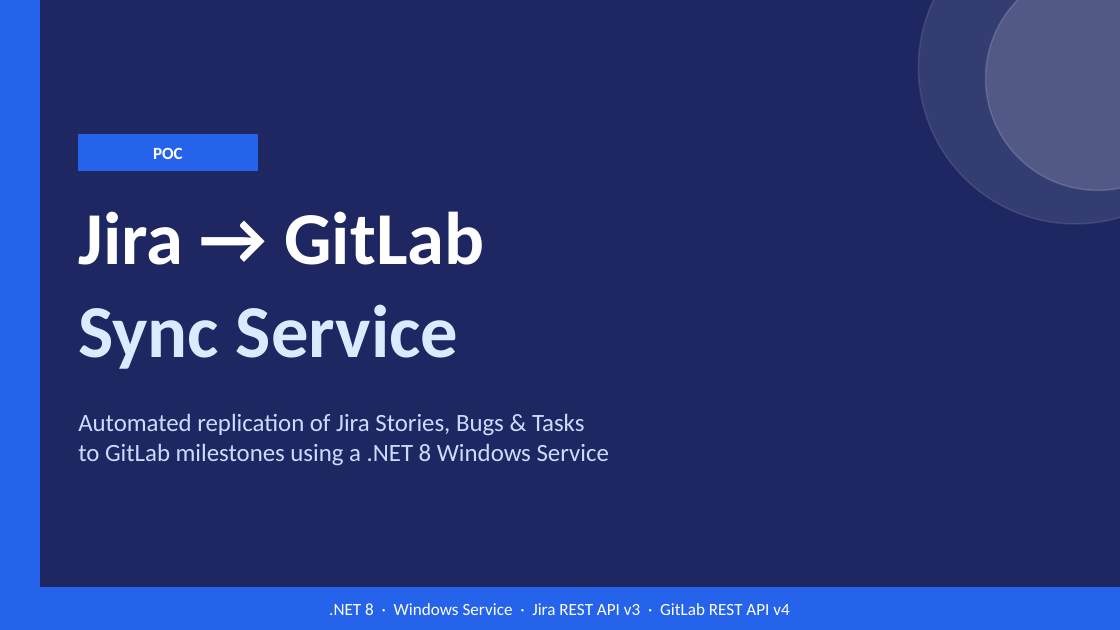
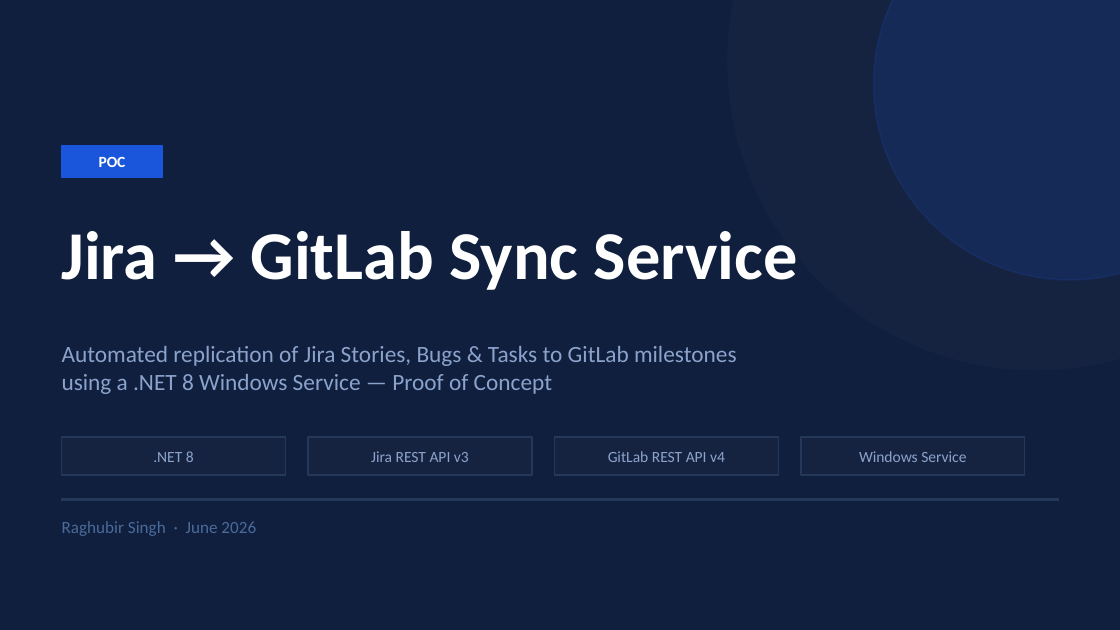
Before and after one commit to raghusingh/Jira_to_Gitlab_Backlog_Movement, a slide deck: slide 1 of JiraGitLabSync_POC.pptx. Drawn at 1120x630 pixels with LibreOffice and Linux fonts; fonts in the diff are those of the drawing. Boxes give left, top, right and bottom in pixels: in the first picture for what was removed or moved away, otherwise in the second. Text is boxed around its words. In the diff, an @@ line names an element or a change of style, - is before the commit and + after.

Commit message:
Presentation Changes

```diff
--- a/JiraGitLabSync_POC.pptx
+++ b/JiraGitLabSync_POC.pptx
@@ background #1E2761 to #0F1F3D @@
@@ rectangle removed at (0,0,39,629) @@
@@ ellipse added at (728,0,1120,370), fill #162340, outline #162340 1 pt @@
@@ ellipse: place and size @@
-ellipse at (918,0,1120,224)
+ellipse at (874,0,1120,280)
@@ ellipse at (874,0,1120,280): fill #FFFFFF at 10% opacity to #1A56DB at 15% opacity; outline #FFFFFF 1 pt to #1A56DB 1 pt @@
@@ ellipse removed at (986,0,1120,190) @@
@@ text "POC": place and size @@
-text "POC" at (153,148,183,159)
+text "POC" at (99,157,126,167)
@@ text "POC" at (99,157,126,167): size 11 to 10 pt @@
@@ rectangle: place and size @@
-rectangle at (78,134,258,170)
+rectangle at (62,146,162,177)
@@ rectangle at (62,146,162,177): fill #2563EB to #1A56DB; outline #2563EB 1 pt to #1A56DB 1 pt @@
@@ text at (62,231,798,290): text changed; size 48 to 44 pt @@
-Jira → GitLab
+Jira → GitLab Sync Service
@@ text removed at (78,304,458,369) @@
-Sync Service
@@ text at (62,346,737,394): text changed; size 16 to 15 pt; text colour #CADCFC to #8BA3CC @@
-Automated replication of Jira Stories, Bugs & Tasks
-to GitLab milestones using a .NET 8 Windows Service
+Automated replication of Jira Stories, Bugs & Tasks to GitLab milestones
+using a .NET 8 Windows Service — Proof of Concept
@@ rectangle added at (62,437,286,475), fill #162340, outline #243859 1 pt @@
@@ rectangle: place and size @@
-rectangle at (0,588,1120,630)
+rectangle at (308,437,532,475)
@@ rectangle at (308,437,532,475): fill #2563EB to #162340; outline #2563EB 1 pt to #243859 1 pt @@
@@ rectangle added at (554,437,778,475), fill #162340, outline #243859 1 pt @@
@@ rectangle added at (801,437,1025,475), fill #162340, outline #243859 1 pt @@
@@ text added at (153,451,194,462), 10 pt, text #8BA3CC @@
+.NET 8
@@ text at (371,451,469,462): text changed; size 11 to 10 pt; text colour #FFFFFF to #8BA3CC @@
-.NET 8 · Windows Service · Jira REST API v3 · GitLab REST API v4
+Jira REST API v3
@@ text added at (608,451,725,462), 10 pt, text #8BA3CC @@
+GitLab REST API v4
@@ text added at (859,451,966,462), 10 pt, text #8BA3CC @@
+Windows Service
@@ rectangle added at (62,498,1058,501), fill #243859, outline #243859 1 pt @@
@@ text added at (62,521,256,536), 11 pt, text #4B6B9A @@
+Raghubir Singh · June 2026
```
Also in this commit, not shown: 9 other slides changed, 2 slides added, 1 slide removed, 2 other files.
